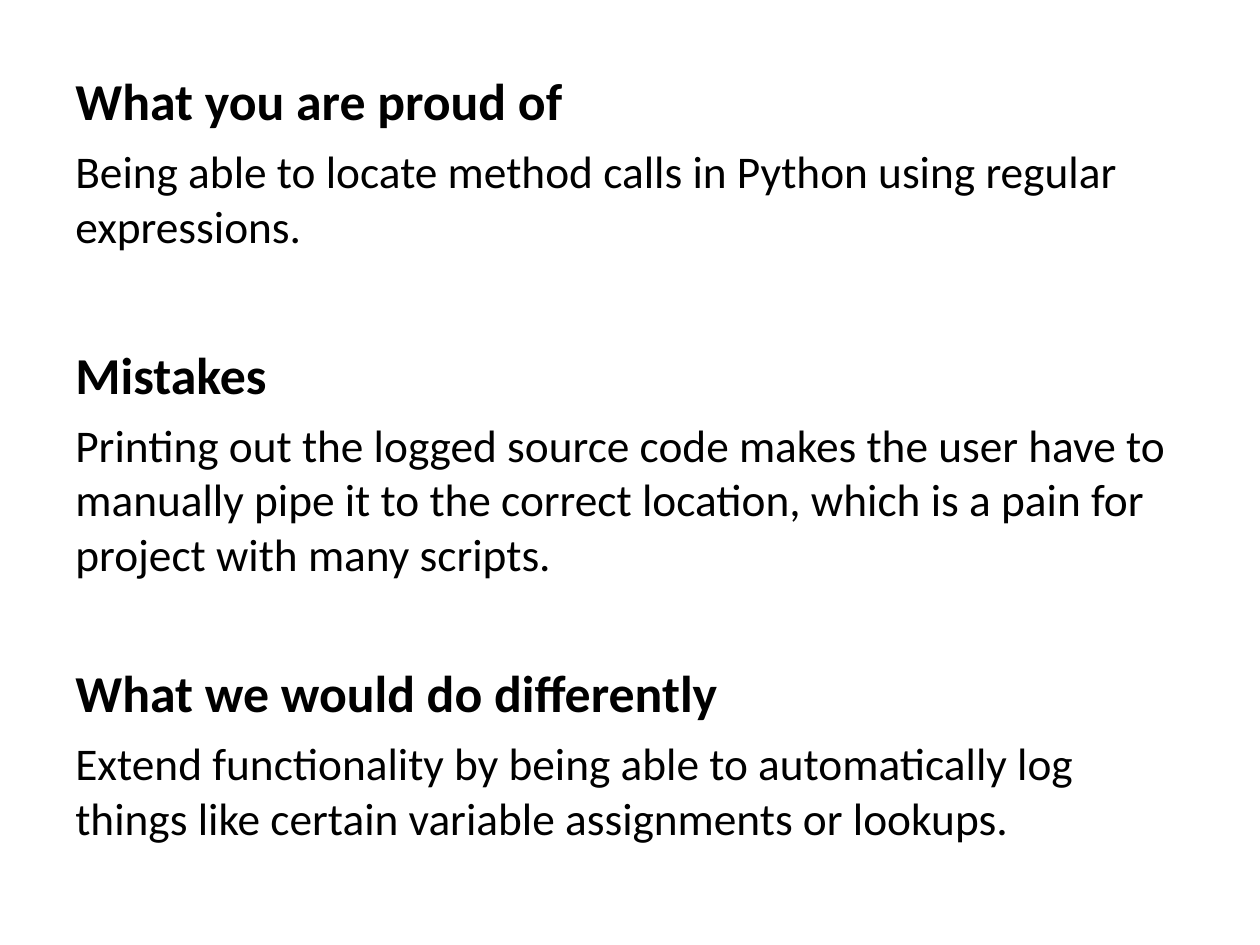
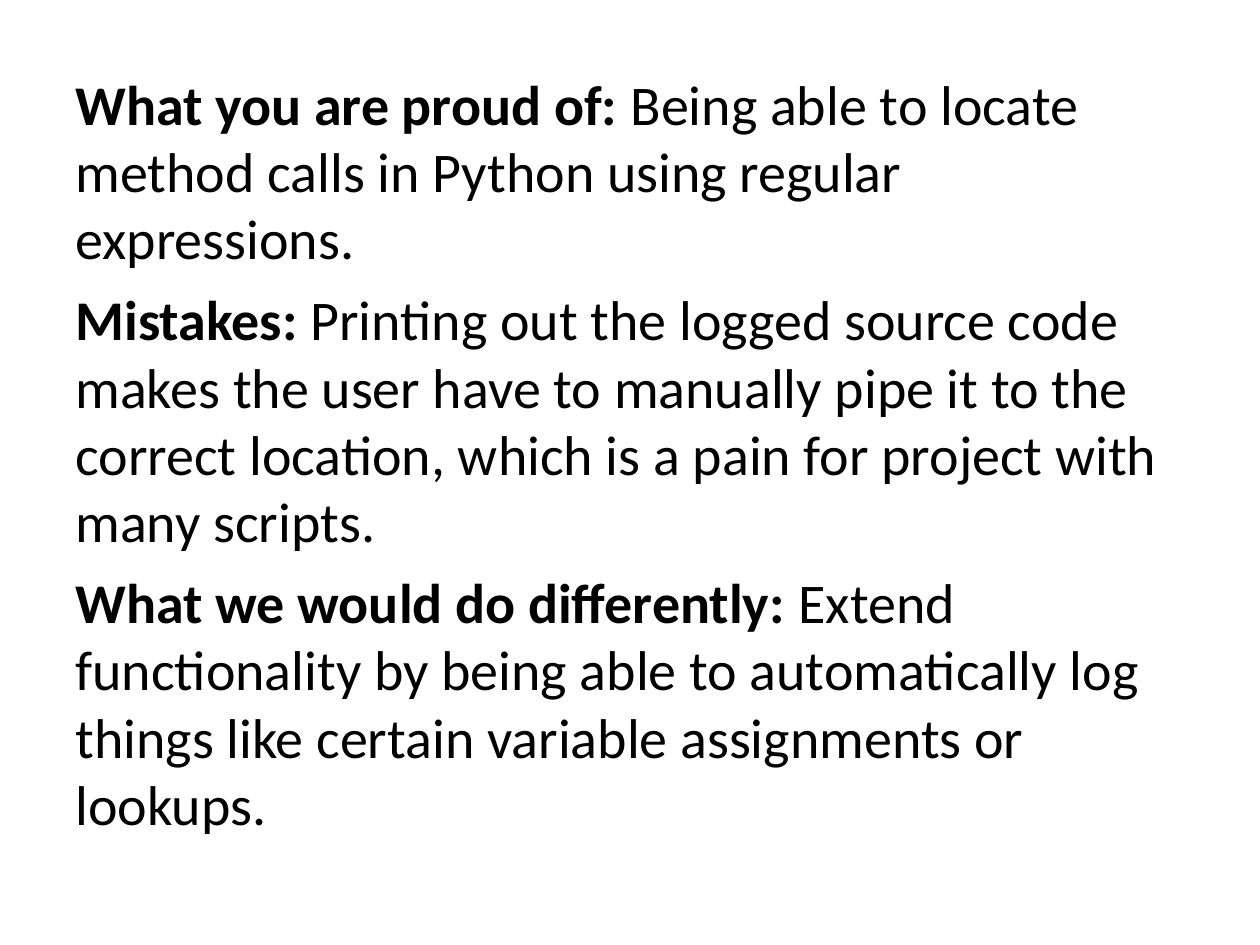
Before and after one commit to BluBambu/LumberjackLogger, a slide deck: slide 6 of slides.ppt. Drawn at 1260x945 pixels with LibreOffice and Linux fonts; fonts in the diff are those of the drawing. Boxes give left, top, right and bottom in pixels: in the first picture for what was removed or moved away, otherwise in the second. Text is boxed around its words. In the diff, an @@ line names an element or a change of style, - is before the commit and + after.

```diff
--- a/slides.ppt
+++ b/slides.ppt
@@ text at box(75, 85, 1156, 834): text changed; size 25.9 to 32 pt @@
-What you are proud of
-Being able to locate method calls in Python using regular expressions.
-Mistakes
-Printing out the logged source code makes the user have to manually pipe it to the correct location, which is a pain for project with many scripts.
-What we would do differently
-Extend functionality by being able to automatically log things like certain variable assignments or lookups.
+What you are proud of: Being able to locate method calls in Python using regular expressions.
+Mistakes: Printing out the logged source code makes the user have to manually pipe it to the correct location, which is a pain for project with many scripts.
+What we would do differently: Extend functionality by being able to automatically log things like certain variable assignments or lookups.
```
Also in this commit, not shown: 1 slide added, 1 slide removed, 5 other files.
